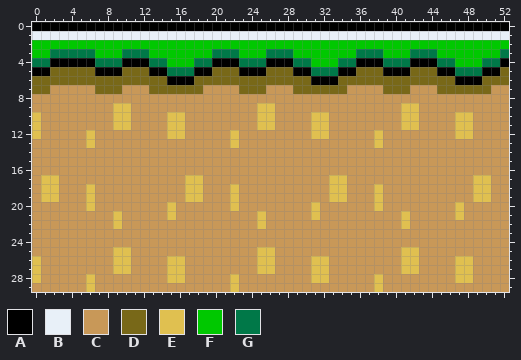
Two versions of one pixel-art sprite, images/ground.png. That is the earlier state.
The file is 53x30 pixels. Colours within 5 levels of each other are drawn and written as one.
Palette (. is transparent): A #000000  B #e8f0f8  C #c89858  D #786818  E #e0c050  F #00c800  G #007848
The result:
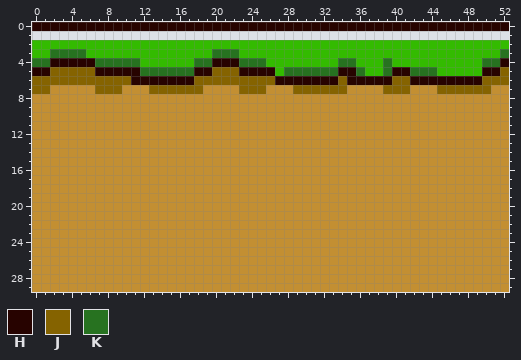
Colours new in this view: H #270300  J #856300  K #277220
The exact change:
colour B: #e8f0f8 -> #dce0e6
colour C: #c89858 -> #c38f32
colour F: #00c800 -> #33bb00
Changed rows in their new state; - is a pixel that keeps its letter.
first column x 0:
 0 HHHHHHHHHHHHHHHHHHHHHHHHHHHHHHHHHHHHHHHHHHHHHHHHHHHHH
 3 --KKKKF---FFF-------KKK---FFF-------FFF---FFF-------K
 4 KKHHHHHKKKKKFFF---KKHHHKKKFFFFF---KKFFFKFFFFFFF---KKH
 5 HHJJJJJHHHHHKKKKKKHHJJJHHHHFKKKKKKHHKFFKHHKKKFFFFFHHJ
 6 JJJJJJJJJJJHHHHHHHJJJJJJJJJHHHHHHHJHHHHHJJHHHHHHHHJJJ
 7 JJ-----JJJ---JJJJJJ----JJJ---JJJJJJ----JJJ---JJJJJJ--
 9 ---------CC--------------CC--------------CC----------
10 C--------CC----CC--------CC----CC--------CC----CC----
11 C--------CC----CC--------CC----CC--------CC----CC----
12 C-----C--------CC-----C--------CC-----C--------CC----
13 ------C---------------C---------------C--------------
first column x 0:
17 -CC--------------CC--------------CC--------------CC
18 -CC---C----------CC---C----------CC---C----------CC
19 -CC---C----------CC---C----------CC---C----------CC
20 ------C--------C------C--------C------C--------C---
21 ---------C-----C---------C-----C---------C-----C---
22 ---------C---------------C---------------C---------
25 ---------CC--------------CC--------------CC--------
26 C--------CC----CC--------CC----CC--------CC----CC--
27 C--------CC----CC--------CC----CC--------CC----CC--
28 C-----C--------CC-----C--------CC-----C--------CC--
29 ------C---------------C---------------C------------
Boxes around the changes in both pictures, in picture pixels (x1, y1, x2, y2):
changed: (32, 22, 509, 292)
